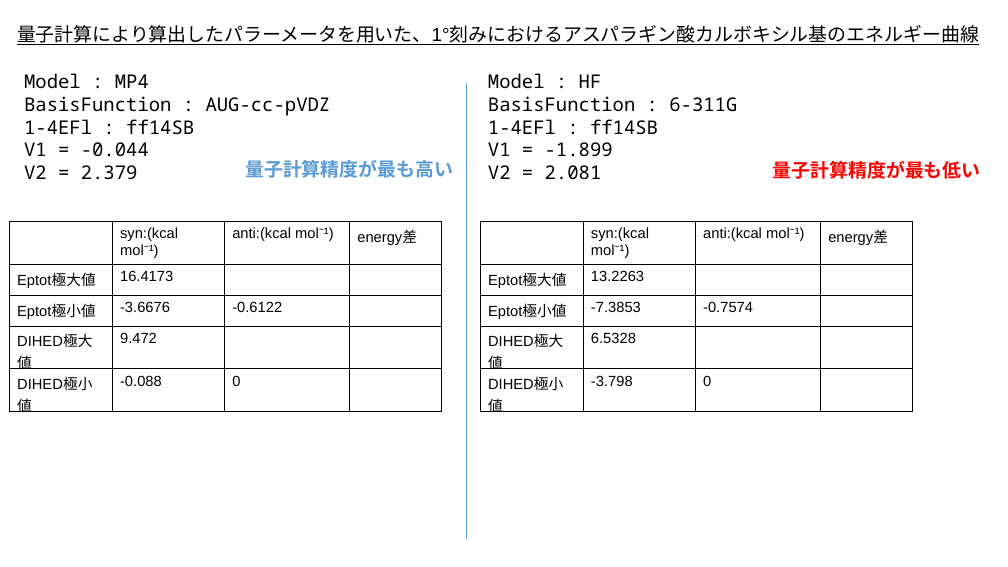
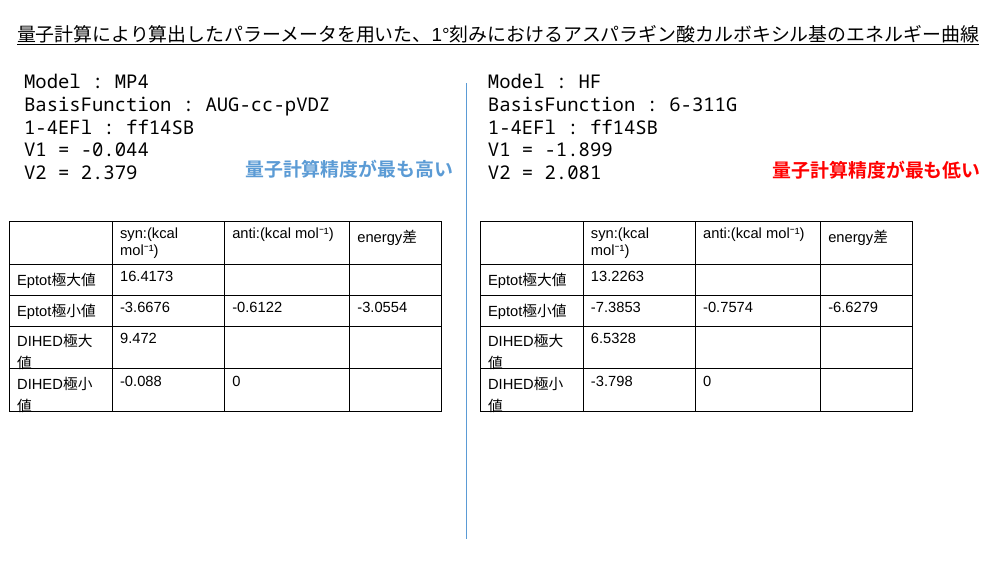
Before and after one commit to Onadius/Python_Labo, a slide deck: slide 14 of lab/SOTSURON/all_data/miyawaki_alldata_lab.pptx. Drawn at 1008x567 pixels with LibreOffice and Linux fonts; fonts in the diff are those of the drawing. Boxes give left, top, right and bottom in pixels: in the first picture for what was removed or moved away, otherwise in the second. Text is boxed around its words. In the diff, an @@ line names an element or a change of style, - is before the commit and + after.

```diff
--- a/lab/SOTSURON/all_data/miyawaki_alldata_lab.pptx
+++ b/lab/SOTSURON/all_data/miyawaki_alldata_lab.pptx
@@ table at (10,222,441,390) @@
-row 3, column 4: 
+row 3, column 4: -3.0554
@@ table at (481,222,912,390) @@
-row 3, column 4: 
+row 3, column 4: -6.6279
```
Also in this commit, not shown: 11 other slides changed, 4 slides added, 1 slide removed, 16 other files.
